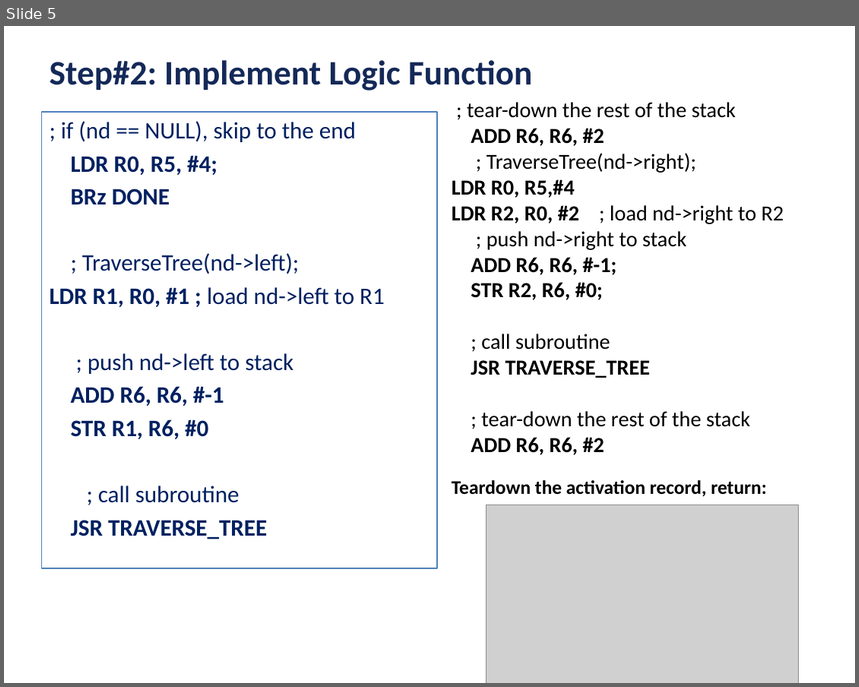
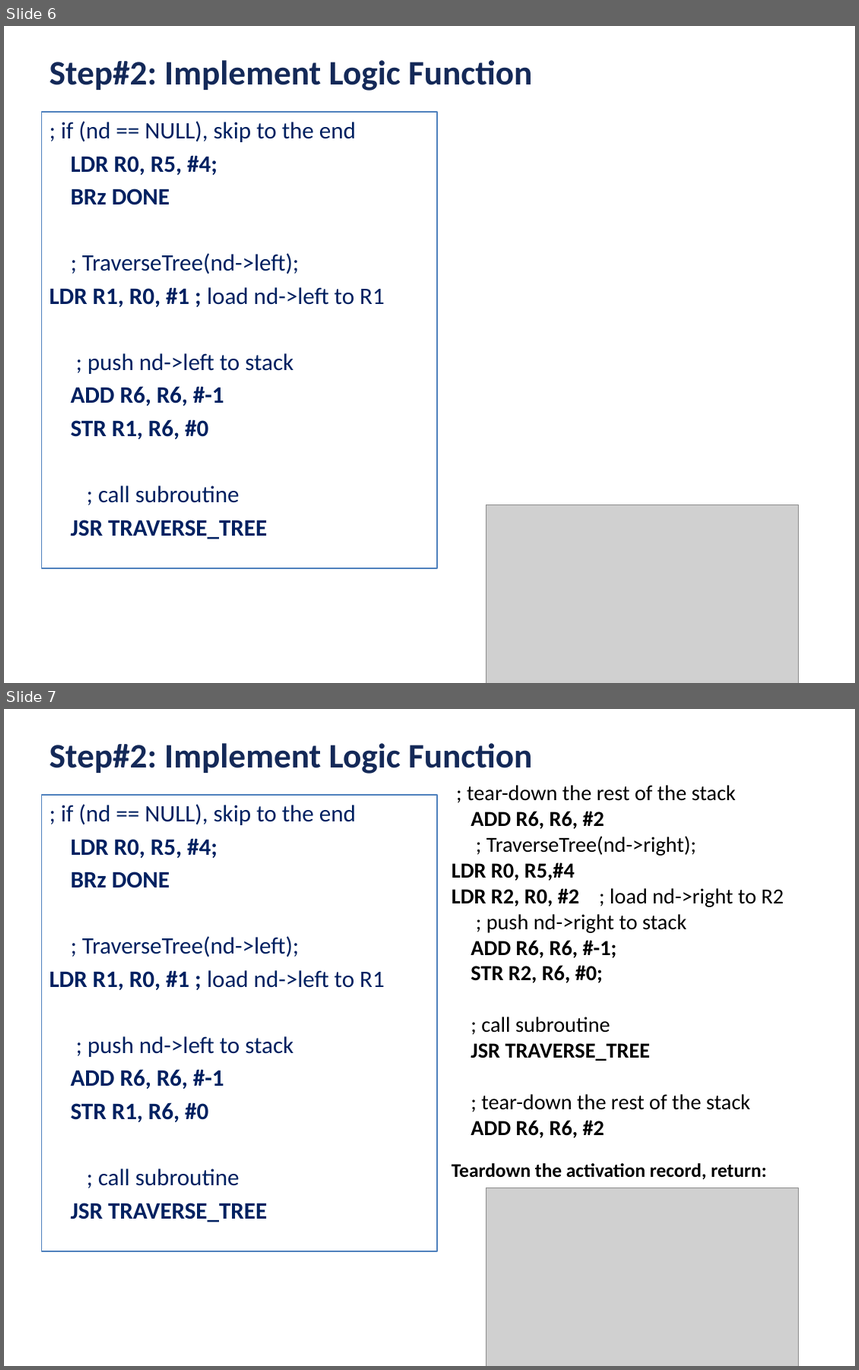
Before and after one commit to ubhowmik/ECE220_Fall2019, a slide deck: LEC#22/Lecture_22.pptx. Shown one above the other, each under a label of ours: slide 5 before the commit, slides 6 and 7 after it. The pictures are 859x687 and 859x1370 pixels, drawn with LibreOffice and Linux fonts; fonts in the diff are those of the drawing; grey boxes stand for pictures; background and template pictures are left out. Boxes give left, top, right and bottom in pixels: in the first picture for what was removed or moved away, otherwise in the second. Text is boxed around its words. In the diff, an @@ line names an element or a change of style, - is before the commit and + after.

```diff
--- a/LEC#22/Lecture_22.pptx
+++ b/LEC#22/Lecture_22.pptx
@@ slide 6 added at [4, 26, 855, 683], background #FFFFFF @@
@@ text added at [50, 60, 532, 91], 32 pt, text #142958, bold @@
+Step#2: Implement Logic Function
@@ text added at [42, 112, 437, 569], outline #4F81BD 1.25 pt, 22 pt, text #002060 @@
+; if (nd == NULL), skip to the end
+LDR R0, R5, #4;
+BRz DONE
+; TraverseTree(nd->left);
+LDR R1, R0, #1 ; load nd->left to R1
+; push nd->left to stack
+ADD R6, R6, #-1
+STR R1, R6, #0
+; call subroutine
+JSR TRAVERSE_TREE
@@ picture added at [487, 505, 799, 683] @@
@@ what was slide 5 is now slide 7 @@
```
Also in this commit, not shown: 1 slide changed, 52 other slides added, 1 other file.
